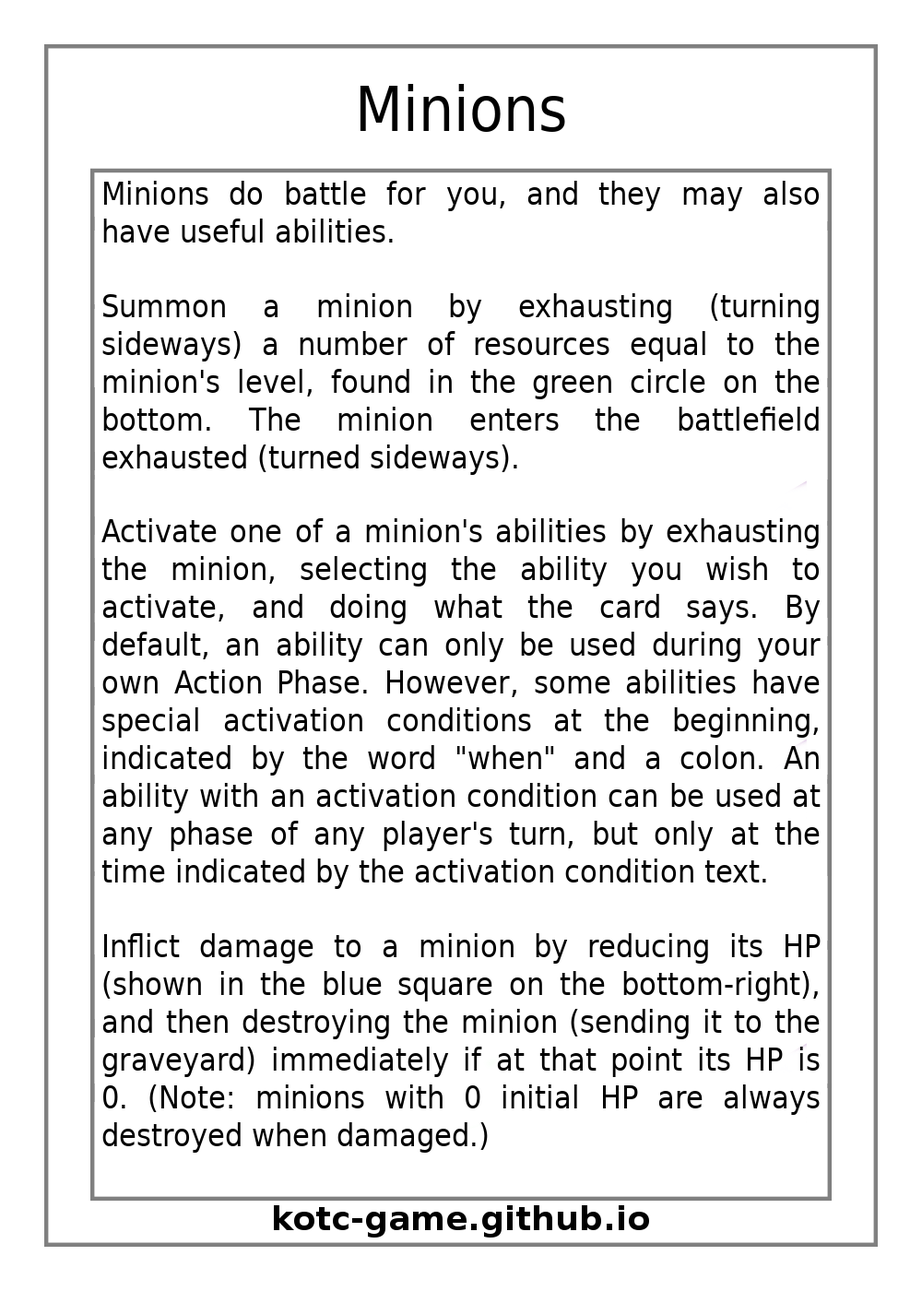
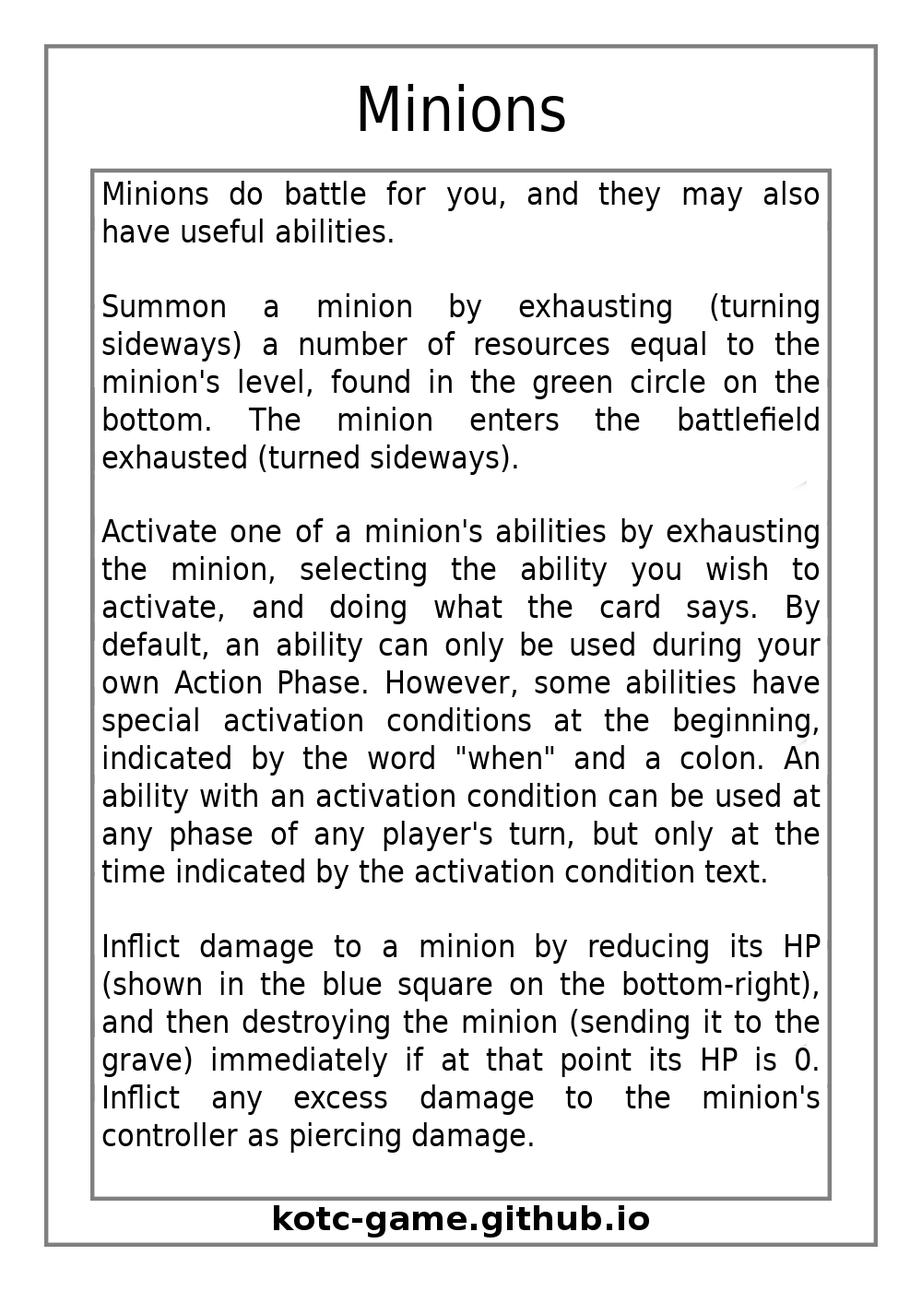
Revision of a layered (922, 1291) image; what changed, layer by layer:
painted on "Effect Text" over [102, 1047, 821, 1154]
